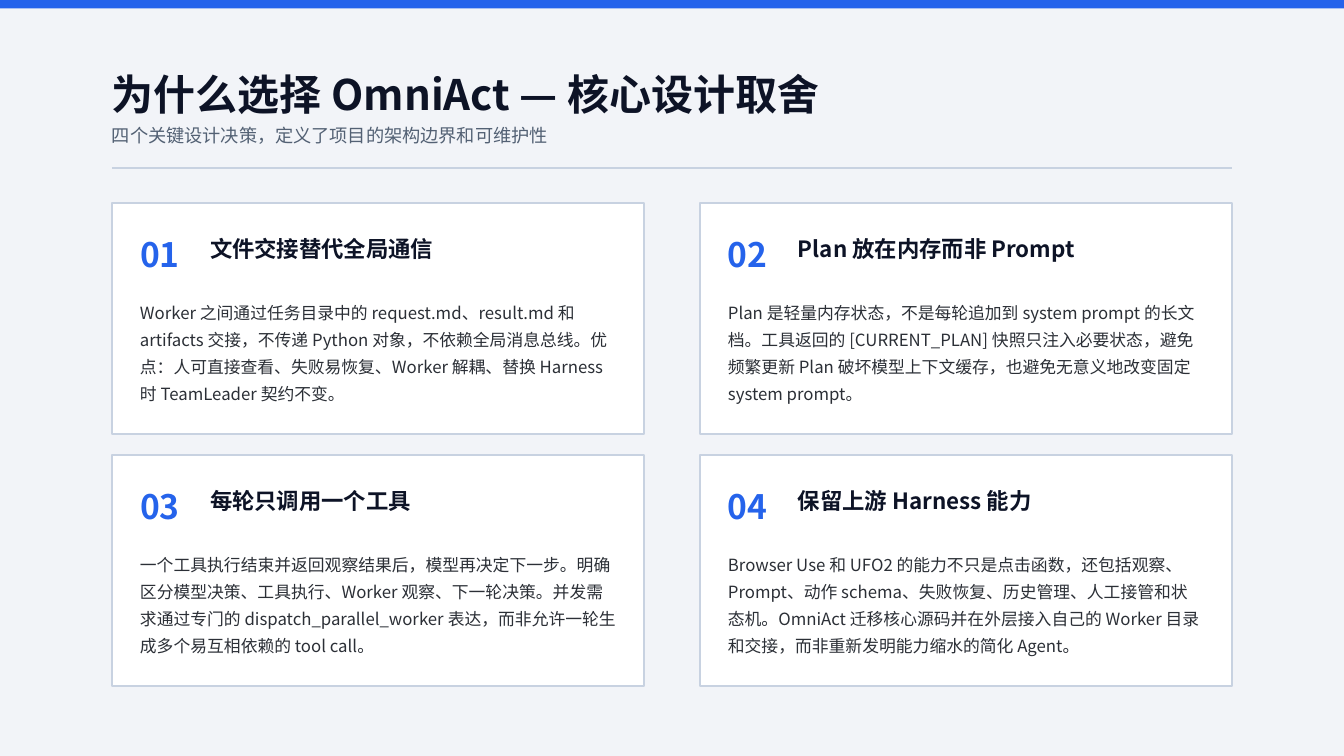
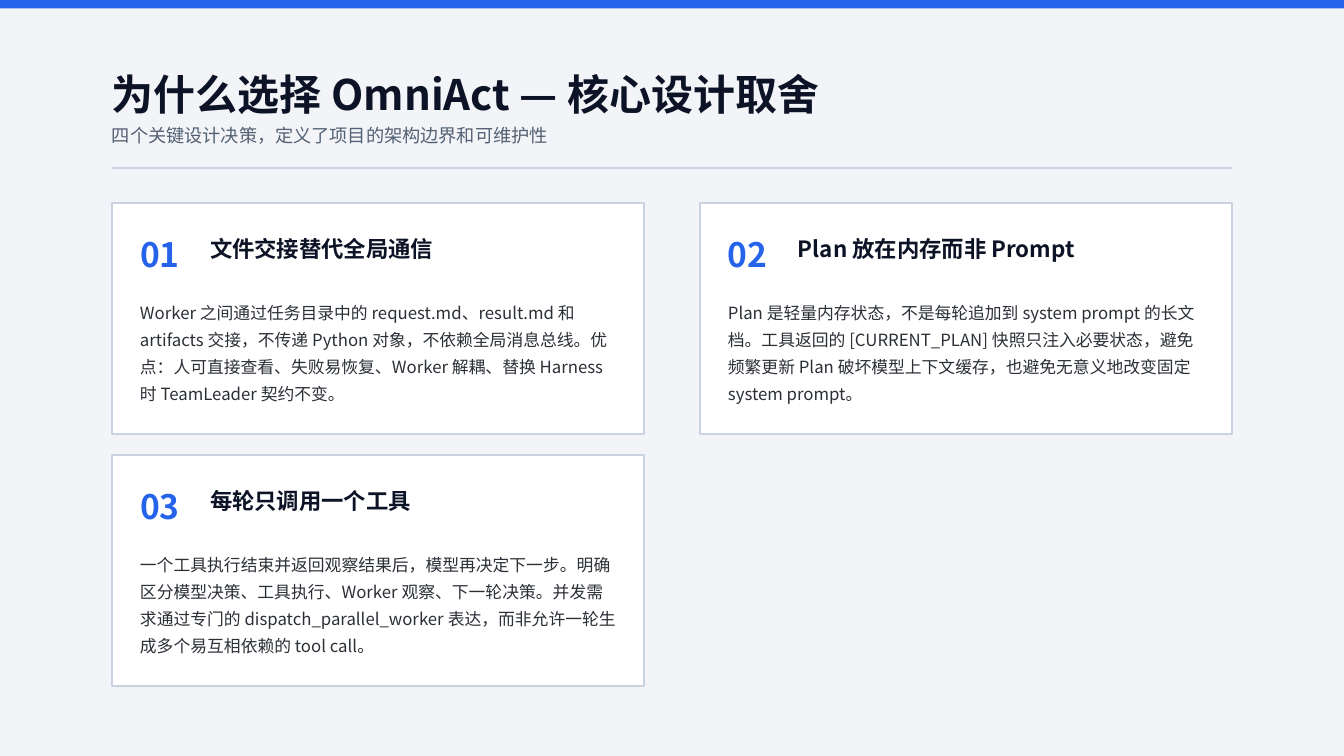
Before and after one commit to Iwtbs27/internship-project-introduction, a slide deck: slide 4 of PPT-OmniAct/OmniAct 跨环境通用行动 Agent 技术解析.pptx. Drawn at 1344x756 pixels with LibreOffice and Linux fonts; fonts in the diff are those of the drawing. Boxes give left, top, right and bottom in pixels: in the first picture for what was removed or moved away, otherwise in the second. Text is boxed around its words. In the diff, an @@ line names an element or a change of style, - is before the commit and + after.

```diff
--- a/PPT-OmniAct/OmniAct 跨环境通用行动 Agent 技术解析.pptx
+++ b/PPT-OmniAct/OmniAct 跨环境通用行动 Agent 技术解析.pptx
@@ rounded rectangle removed at [700,455,1232,686] @@
@@ text removed at [728,493,768,520] @@
-04
@@ text removed at [798,490,1032,511] @@
-保留上游 Harness 能力
@@ text removed at [728,557,1200,656] @@
-Browser Use 和 UFO2 的能力不只是点击函数，还包括观察、Prompt、动作 schema、失败恢复、历史管理、人工接管和状态机。OmniAct 迁移核心源码并在外层接入自己的 Worker 目录和交接，而非重新发明能力缩水的简化 Agent。
```
Also in this commit, not shown: 3 other slides changed, 12 other files.
